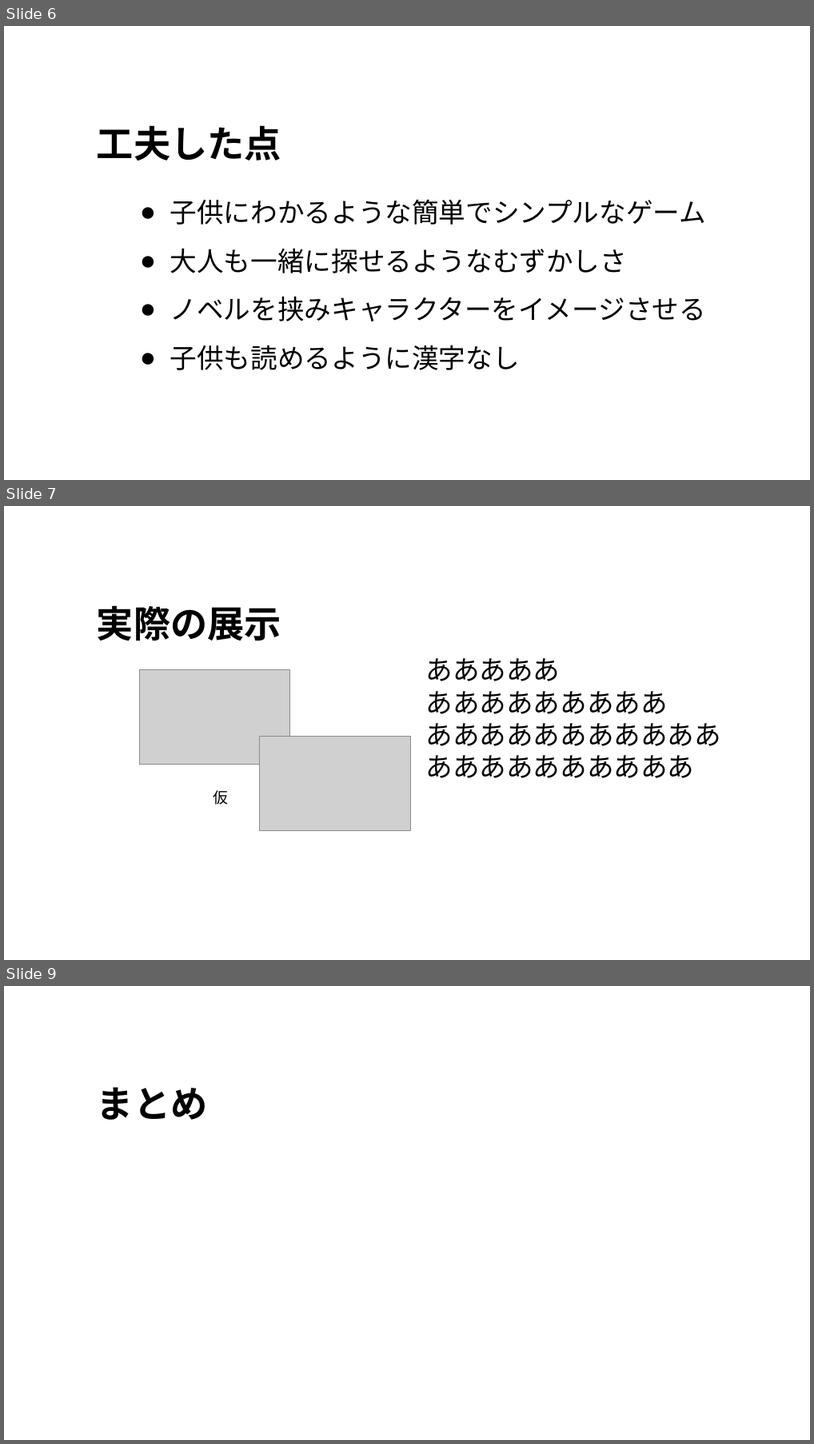
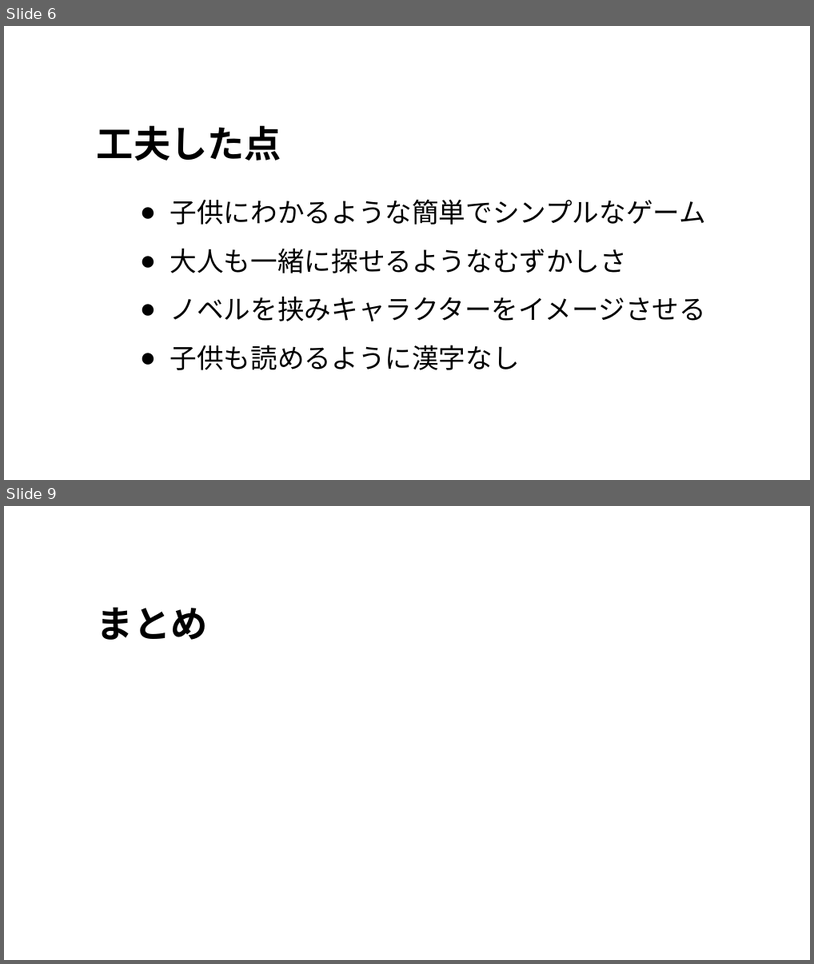
Before and after one commit to alto1412/Yokoari1207, a slide deck: よこありくんのプレゼン.pptx. Shown one above the other, each under a label of ours: slides 6, 7 and 9 before the commit, slides 6 and 9 after it; the slides between them are not shown. The pictures are 814x1444 and 814x964 pixels, drawn with LibreOffice and Linux fonts; fonts in the diff are those of the drawing; grey boxes stand for pictures; background and template pictures are left out. Boxes give left, top, right and bottom in pixels: in the first picture for what was removed or moved away, otherwise in the second. Text is boxed around its words. In the diff, an @@ line names an element or a change of style, - is before the commit and + after.

```diff
--- a/よこありくんのプレゼン.pptx
+++ b/よこありくんのプレゼン.pptx
@@ slide 7 removed at [4, 506, 810, 960], background picture (left out) @@
@@ rectangle removed at [19, 517, 802, 928] @@
@@ title removed at [97, 605, 282, 641] @@
-実際の展示
@@ picture removed at [139, 670, 290, 764] @@
@@ text removed at [426, 658, 722, 778] @@
-あああああ
-あああああああああ
-あああああああああああ
-ああああああああああ
@@ picture removed at [260, 736, 410, 830] @@
@@ text removed at [214, 790, 229, 804] @@
-仮
```
Also in this commit, not shown: 2 slides changed, 1 slide added.
